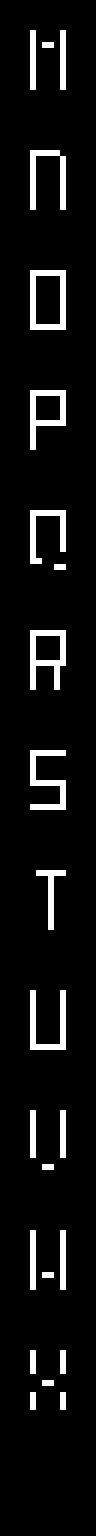
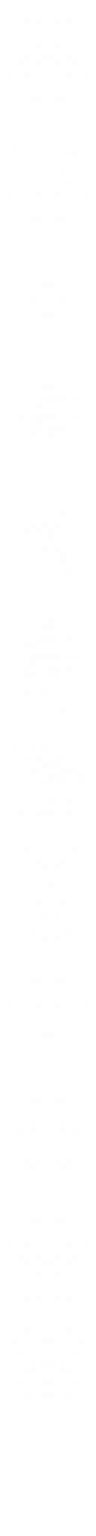
Comparing the layer stacks of the two 96 x 1536 images. Changes:
removed layer "Background" over [0,0,96,1536]
added layer "blur6 copy" (50%) above "blur6" over [0,6,96,1434]
added layer "blur6" above "sharp" over [0,6,96,1434]
added layer "sharp" over [30,30,66,1410]
